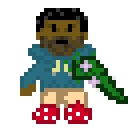
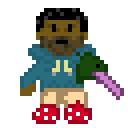
Before/after of a 128 x 128 layered artwork. What changed in the layer stack:
renamed "vine_part" to "tounge", painted on it over [64, 52, 128, 104]
